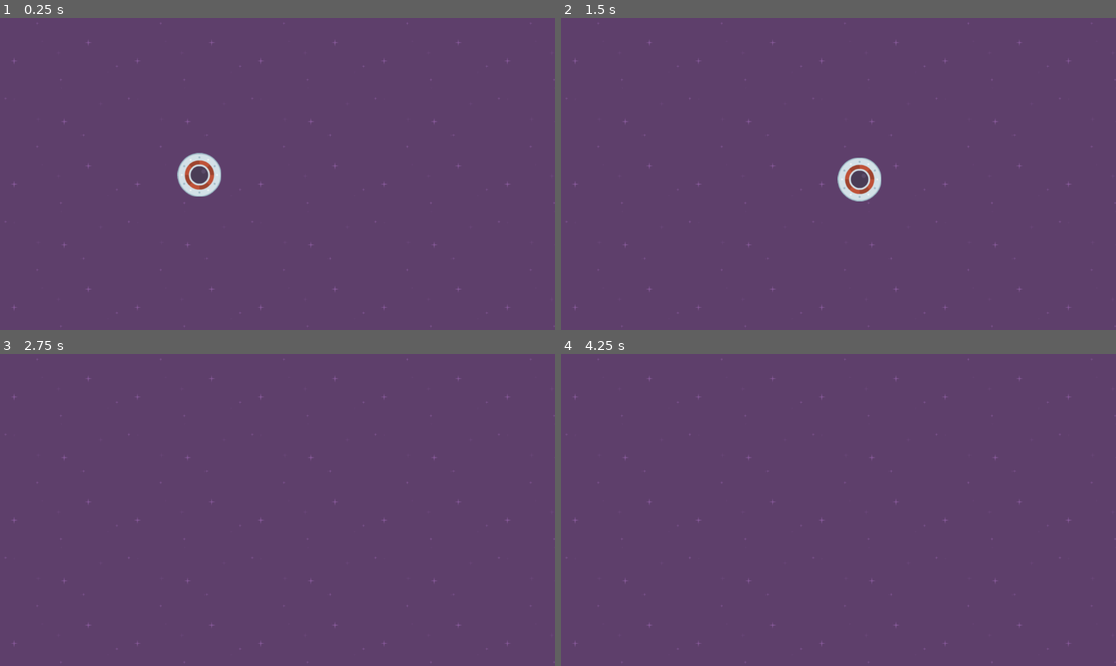
Above: before the commit, frames 1-4 (two rows, left to right).
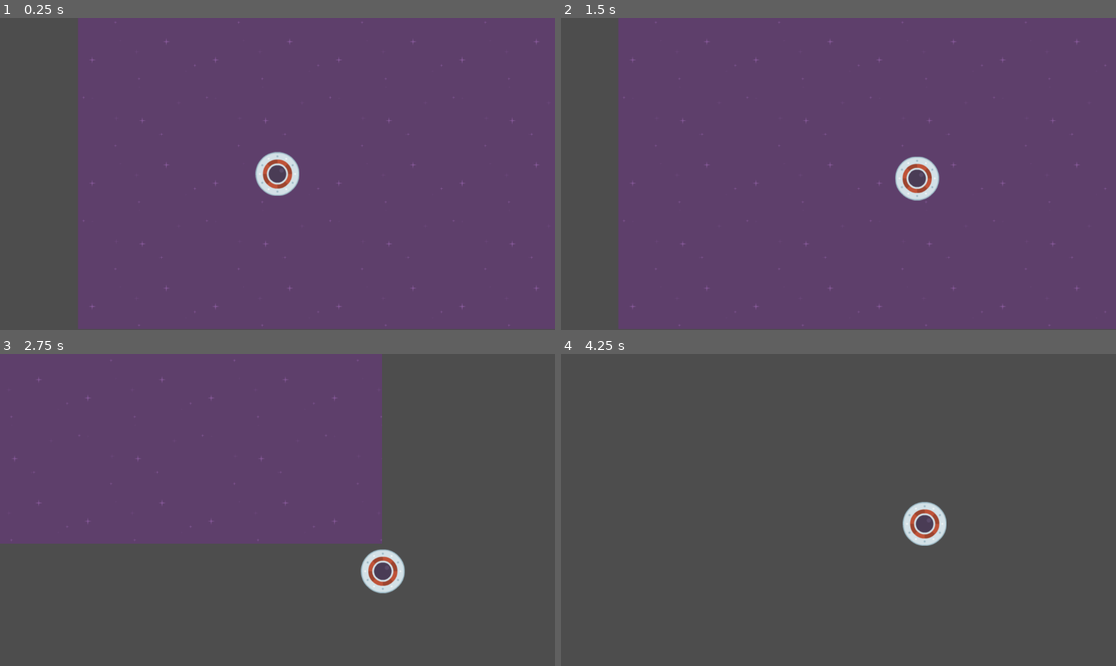
Above: after the commit, the same moments.

Repository: vslayer34/Speedy-Saucer
Game: Godot game, scene res://level_1.tscn
Two runs of this game, one before a commit and one after it. Both use one fixed random seed, a clock stepped at 60 frames per second and the inputs below.
Inputs:
- Up to frame 1 (0.25 s): no input
- Up to frame 2 (1.5 s): tap Enter at 0.5 s; hold Right (move_right) 0.53-1.28 s; hold Down (move_down) from 1.28 s (still down)
- Up to frame 3 (2.75 s): release Down (move_down) at 2.03 s; hold Right (move_right) from 2.03 s (still down)
- Up to frame 4 (4.25 s): release Right (move_right) at 2.78 s; hold Up (move_up) 2.78-3.53 s; hold Left (move_left) from 3.53 s (still down)

The runs differ from the first frame. In frame 1, 16% of the frame differs, in the area x 0-100%, y 0-100%; in frame 2, 12%; in frame 3, 58%; in frame 4, 100%.

Commit message:
Removed examples from player scripts and aded Camera 2D to the player
Enabled smoothing and vertical and hotizontal drag for the camera2d

Diff:
--- a/Scripts/player.gd
+++ b/Scripts/player.gd
@@ -2,14 +2,6 @@
 
 var force_amount: float = 500.0
 
-func _ready() -> void:
-	print(test())
-	var example_value: int = test()
-	print("Example Value: " + str(example_value))
-
-	print(add(5, 6))
-	var result: int = add(5, 7)
-	print("5 + 7 = " + str(result))
 
 func _physics_process(_delta: float) -> void:
 	if Input.is_action_pressed("move_right"):
@@ -23,12 +15,3 @@
 
 	if Input.is_action_pressed("move_down"):
 		apply_force(Vector2(0.0, force_amount))
-
-
-func test() -> int:
-	var returned_value: int = 10
-	return returned_value + 10
-
-
-func add(num1: int, num2: int) -> int:
-	return num1 + num2
--- a/player.tscn
+++ b/player.tscn
@@ -15,3 +15,9 @@
 
 [node name="CollisionShape2D" type="CollisionShape2D" parent="."]
 shape = SubResource("CircleShape2D_oxsvk")
+
+[node name="Camera2D" type="Camera2D" parent="."]
+process_callback = 0
+position_smoothing_enabled = true
+drag_horizontal_enabled = true
+drag_vertical_enabled = true
